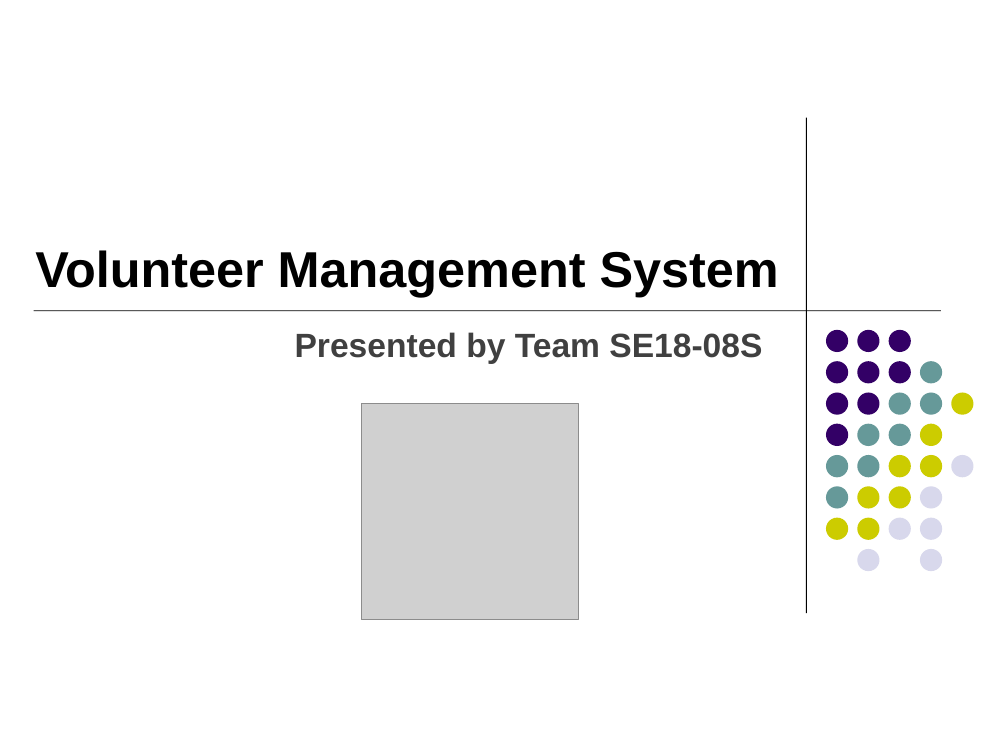
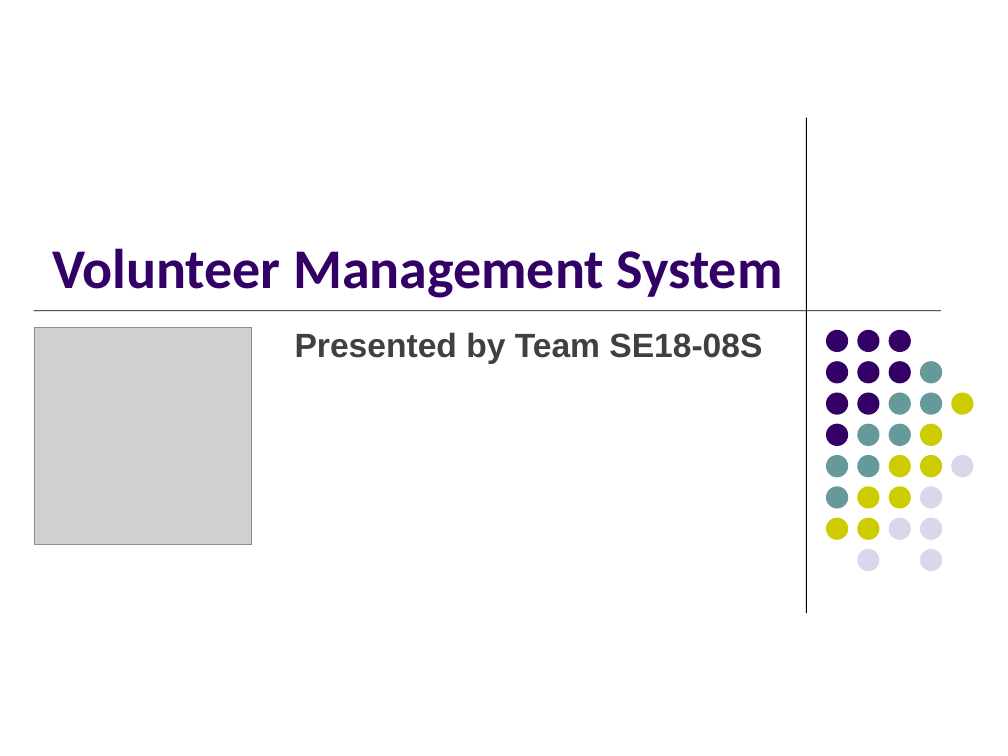
Before and after one commit to imireasa/mtech-se18-t08s, a slide deck: slide 1 of docs/W-9 Working Document/W-9.3 Presentation Slides/Phase 2/vms_presentation_2_v0.1.pptx. Drawn at 1008x756 pixels with LibreOffice and Linux fonts; fonts in the diff are those of the drawing; grey boxes stand for pictures. Boxes give left, top, right and bottom in pixels: in the first picture for what was removed or moved away, otherwise in the second. Text is boxed around its words. In the diff, an @@ line names an element or a change of style, - is before the commit and + after.

```diff
--- a/docs/W-9 Working Document/W-9.3 Presentation Slides/Phase 2/vms_presentation_2_v0.1.pptx
+++ b/docs/W-9 Working Document/W-9.3 Presentation Slides/Phase 2/vms_presentation_2_v0.1.pptx
@@ title "Volunteer Management System": place and size @@
-title "Volunteer Management System" at <box>35,250,779,297</box>
+title "Volunteer Management System" at <box>52,248,783,298</box>
@@ title "Volunteer Management System" at <box>52,248,783,298</box>: size 36 to 40 pt, font Arial to Calibri, text colour #000000 to #330066 @@
@@ picture: place and size @@
-picture at <box>361,403,578,620</box>
+picture at <box>35,328,252,544</box>
```
Also in this commit, not shown: 10 other slides changed, 1 slide added, 5 slides removed.
